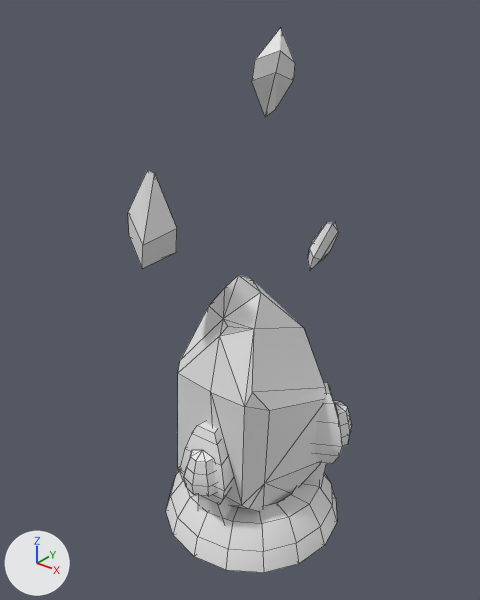
A saved change to the Blender file _Art/Environment/Moveble_Object - Kopie.blend.
Camera for both pictures: a 50 mm camera at (4.68, -6.14, 6.88) aimed at (-0.12, -0.14, 3.15). The lights are fixed; the arrows at lower left show +X, +Y and +Z. Mesh edges are drawn as thin lines.
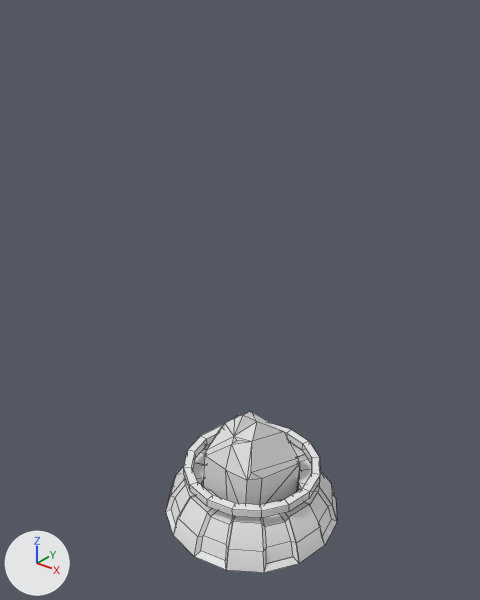
The newer file is also turned or shifted as a whole; pictures and numbers use the older file's frame.

The change, as a list of edits to the scene's bpy script:
```text
Change me_cube_002:
    where me_cube_002.from_pydata(...)  # 43 vertices, 64 faces; spans x -0.92..0.87, y -0.96..0.99, z 0.16..3.65
    used by ob_cube_001; location = (0.0, 0.0, 0.0)
    me_cube_002 part 1: the whole mesh is scaled about its middle by (0.679, 0.679, 0.496), then moved by (0.0, 0.0, -1.26)
Change me_cylinder_001:
    used by ob_cylinder_001; location = (0.0, 0.0, 0.0)
    remove me_cylinder_001.from_pydata(...)  # 82 vertices, 96 faces; spans x -1.29..1.29, y -1.29..1.29, z -0.29..0.29
    add me_cylinder_001.from_pydata(...)  # 337 vertices, 336 faces; spans x -1.29..1.29, y -1.29..1.29, z -0.29..0.51
    me_cylinder_001 part 2: a new loose piece of 64 vertices spanning x -1.0..1.0, y -1.0..1.0, z 0.39..0.51
    me_cylinder_001 part 3: 1 vertex removed from x 0.0, y 0.0, z -0.29; 192 vertices added at x -1.29..1.29, y -1.29..1.29, z -0.29..0.29
Remove ob_cube_004:
    ob_cube_004 = bpy.data.objects.new('Cube.004', me_cube_005)
    ob_cube_004.location = (0.0, 0.0, 0.0)
Remove ob_cube_005:
    ob_cube_005 = bpy.data.objects.new('Cube.005', me_cube_007)
    ob_cube_005.location = (0.0, 0.0, 0.0)
Remove ob_cube_006:
    ob_cube_006 = bpy.data.objects.new('Cube.006', me_cube_008)
    ob_cube_006.location = (0.0, 0.0, 0.0)
Remove ob_sphere:
    ob_sphere = bpy.data.objects.new('Sphere', me_sphere_003)
    ob_sphere.location = (0.0, 0.0, 0.0)
Remove ob_sphere_003:
    ob_sphere_003 = bpy.data.objects.new('Sphere.003', me_sphere_005)
    ob_sphere_003.location = (0.0, 0.0, 0.0)
```

Where the change shows, as pixel boxes [x1, y1, x2, y2] in the pictures (480 x 600 px):
'Cube.001', mesh rescaled: before [178, 275, 326, 512]; after [204, 411, 300, 505]
'Cylinder.001', reshaped: before [166, 471, 337, 573]; after [166, 423, 337, 573]
'Sphere.003', deleted: before [179, 422, 233, 522]
'Cube.005', deleted: before [128, 170, 177, 268]
'Cube.006', deleted: before [252, 28, 295, 117]
'Sphere', deleted: before [305, 382, 352, 486]
'Cube.004', deleted: before [308, 222, 339, 270]
part 2 of me_cylinder_001, added: after [184, 423, 320, 518]
part 3 of me_cylinder_001, built on: after [166, 449, 337, 573]
